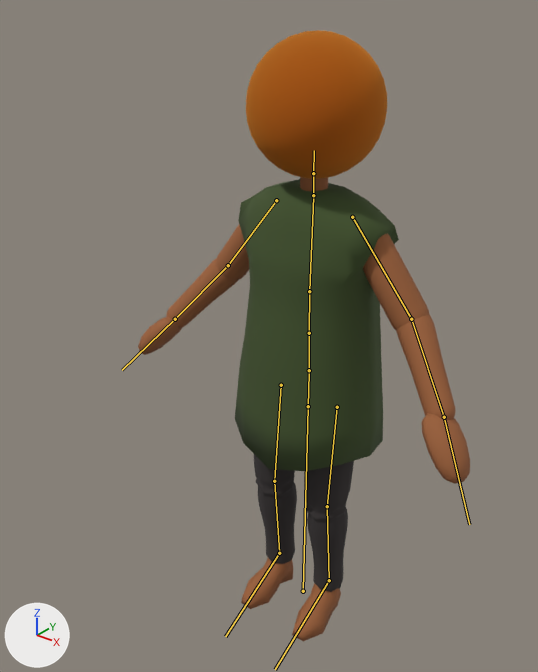
Renders of the FBX model Assets/Art/Characters/Child/child01.fbx from each side of a commit.
One viewpoint serves both versions: a 50 mm camera at (0.765, -1.086, 1.312) aimed at (-0.049, -0.068, 0.681). Every picture has the same lights, and +X, +Y and +Z are marked at lower left. The bones that bend it are drawn over the model as lines.

In view in the first picture: 'arms', 'head', 'legs', 'neck', 'shirt'.
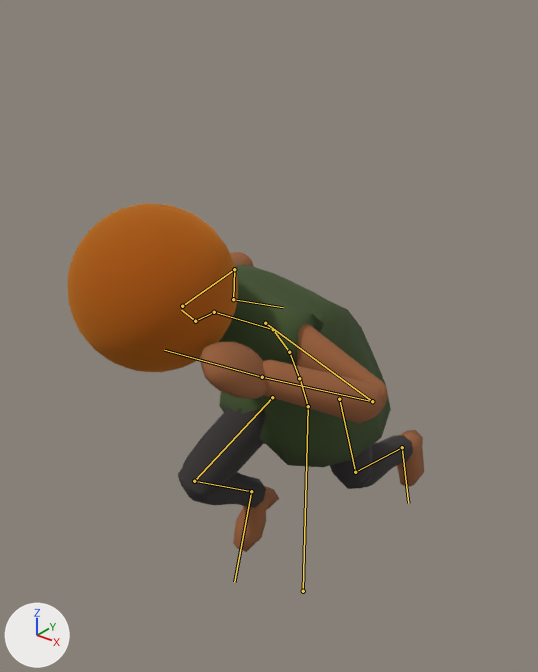
The newer file adds an action. The first version stands in its rest pose; the second is drawn at frame 15 of the action 'child_sneak'.

What the commit changed:
Bone 'Spine' (bone_spine) moves from (0.0, 0.0, 0.0) to (0.002, -0.08, 0.01).
Bone 'Spine' (bone_spine) turns from (0, 0, 0) to (23, 22, 9) degrees about its own x, y and z.
Bone 'Spine.003' (bone_spine_003) turns from (0, 0, 0) to (4, -2, 1) degrees about its own x, y and z.
Bone 'Spine.002' (bone_spine_002) turns from (0, 0, 0) to (13, -6, 2) degrees about its own x, y and z.
Bone 'Spine.001' (bone_spine_001) turns from (0, 0, 0) to (23, -9, 3) degrees about its own x, y and z.
Bone 'neck' (bone_neck) turns from (0, 0, 0) to (27, -5, 5) degrees about its own x, y and z.
Bone 'head' (bone_head) turns from (0, 0, 0) to (-43, -2, -2) degrees about its own x, y and z.
Bone 'uparm_L' (bone_uparm_l) turns from (0, 0, 0) to (-45, -55, 3) degrees about its own x, y and z.
Bone 'forearm_L' (bone_forearm_l) turns from (0, 0, 0) to (-119, -1, 0) degrees about its own x, y and z.
Bone 'hand_L' (bone_hand_l) turns from (0, 0, 0) to (26, -11, -25) degrees about its own x, y and z.
Bone 'uparm_R' (bone_uparm_r) turns from (0, 0, 0) to (28, 22, -14) degrees about its own x, y and z.
Bone 'forearm_R' (bone_forearm_r) turns from (0, 0, 0) to (-26, 0, 0) degrees about its own x, y and z.
Bone 'hand_R' (bone_hand_r) turns from (0, 0, 0) to (71, -52, -99) degrees about its own x, y and z.
Bone 'upleg_L' (bone_upleg_l) turns from (0, 0, 0) to (4, 22, 2) degrees about its own x, y and z.
Bone 'shin_L' (bone_shin_l) turns from (0, 0, 0) to (46, 0, 0) degrees about its own x, y and z.
Bone 'foot_L' (bone_foot_l) turns from (0, 0, 0) to (9, 1, 0) degrees about its own x, y and z.
Bone 'upleg_R' (bone_upleg_r) turns from (0, 0, 0) to (-78, 28, 8) degrees about its own x, y and z.
Bone 'shin_R' (bone_shin_r) turns from (0, 0, 0) to (107, 0, 0) degrees about its own x, y and z.
Bone 'foot_R' (bone_foot_r) turns from (0, 0, 0) to (-2, -2, -7) degrees about its own x, y and z.

Where the change shows, as pixel boxes [x1, y1, x2, y2] in the pictures (538 x 672 px):
'head', posed (21% wider, 13% taller)
    before: [246, 30, 387, 179]
    after: [67, 203, 238, 372]
'shirt', posed
    before: [235, 179, 399, 471]
    after: [219, 264, 391, 467]
'arms', posed
    before: [138, 224, 470, 484]
    after: [200, 252, 388, 424]
'legs', posed
    before: [241, 454, 354, 641]
    after: [178, 407, 424, 552]
'neck', posed (not visible afterwards)
    before: [300, 177, 328, 191]
bone 'Spine', root to tip
    before: (308, 406) to (309, 373)
    after: (308, 406) to (300, 380)
bone 'Spine.003', root to tip
    before: (309, 370) to (309, 333)
    after: (299, 378) to (289, 352)
bone 'Spine.002', root to tip
    before: (309, 333) to (309, 291)
    after: (289, 352) to (273, 329)
bone 'Spine.001', root to tip
    before: (309, 291) to (313, 196)
    after: (273, 329) to (214, 312)
bone 'neck', root to tip
    before: (313, 195) to (313, 173)
    after: (214, 312) to (195, 321)
bone 'head', root to tip
    before: (313, 173) to (314, 150)
    after: (195, 321) to (181, 310)
bone 'uparm_L', root to tip
    before: (352, 217) to (411, 319)
    after: (265, 323) to (372, 401)
bone 'forearm_L', root to tip
    before: (411, 319) to (444, 417)
    after: (372, 401) to (262, 377)
bone 'hand_L', root to tip
    before: (444, 417) to (469, 524)
    after: (262, 377) to (164, 350)
bone 'uparm_R', root to tip
    before: (276, 200) to (228, 265)
    after: (182, 306) to (234, 269)
bone 'forearm_R', root to tip
    before: (228, 265) to (175, 319)
    after: (234, 269) to (233, 299)
bone 'hand_R', root to tip
    before: (175, 319) to (122, 370)
    after: (233, 299) to (283, 307)
bone 'upleg_L', root to tip
    before: (337, 407) to (327, 506)
    after: (339, 399) to (355, 472)
bone 'shin_L', root to tip
    before: (327, 506) to (329, 580)
    after: (355, 472) to (402, 447)
bone 'foot_L', root to tip
    before: (329, 580) to (275, 669)
    after: (402, 447) to (408, 503)
bone 'upleg_R', root to tip
    before: (281, 385) to (274, 481)
    after: (272, 397) to (194, 481)
bone 'shin_R', root to tip
    before: (274, 481) to (279, 553)
    after: (194, 481) to (251, 491)
bone 'foot_R', root to tip
    before: (279, 553) to (225, 636)
    after: (251, 491) to (234, 582)
